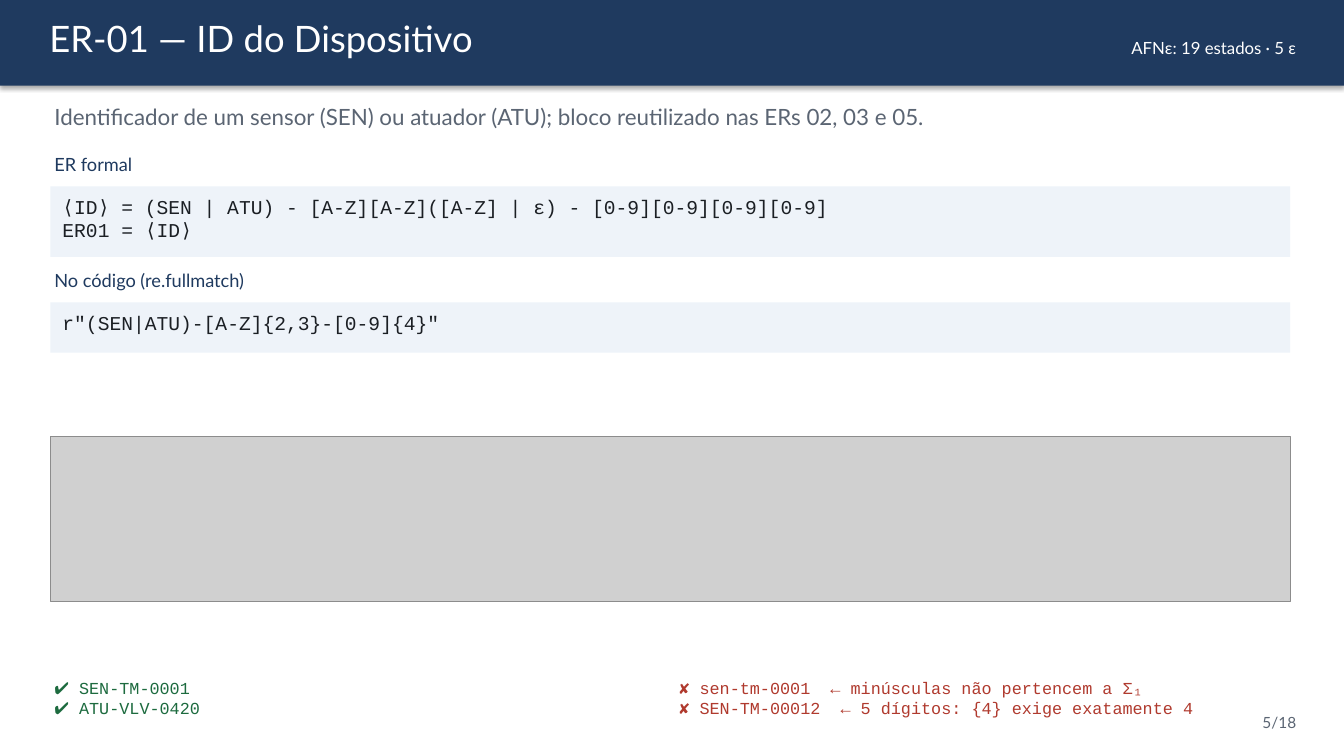
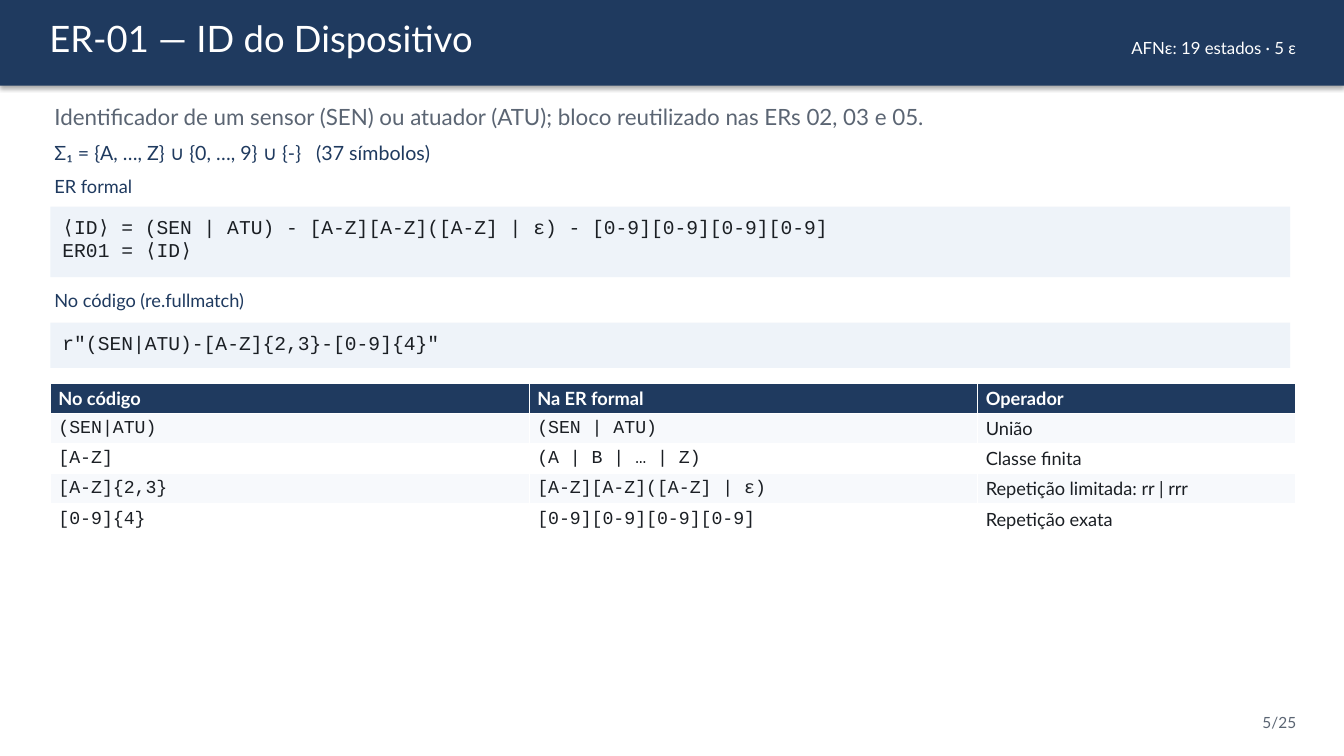
Before and after one commit to cauebarroso/Auditor-de-sensores-industriais-com-express-es-regulares, a slide deck: slide 5 of docs/Apresentacao.pptx. Drawn at 1344x756 pixels with LibreOffice and Linux fonts; fonts in the diff are those of the drawing; grey boxes stand for pictures. Boxes give left, top, right and bottom in pixels: in the first picture for what was removed or moved away, otherwise in the second. Text is boxed around its words. In the diff, an @@ line names an element or a change of style, - is before the commit and + after.

```diff
--- a/docs/Apresentacao.pptx
+++ b/docs/Apresentacao.pptx
@@ text added at (54,145,430,163), 14 pt, text #1F3A5F @@
+Σ₁ = {A, …, Z} ∪ {0, …, 9} ∪ {-} (37 símbolos)
@@ text "ER formal": place and size @@
-text "ER formal" at (54,157,132,171)
+text "ER formal" at (54,179,132,193)
@@ rectangle "⟨ID⟩ = (SEN | ATU) ...": place and size @@
-rectangle "⟨ID⟩ = (SEN | ATU) ..." at (50,187,1291,257)
+rectangle "⟨ID⟩ = (SEN | ATU) ..." at (50,207,1291,277)
@@ text "No código (re.fullmatch)": place and size @@
-text "No código (re.fullmatch)" at (54,273,244,291)
+text "No código (re.fullmatch)" at (54,293,244,311)
@@ rectangle "r"(SEN|ATU)-[A-Z]{2,3}-[0-9]{4}"": place and size @@
-rectangle "r"(SEN|ATU)-[A-Z]{2,3}-[0-9]{4}"" at (50,302,1291,353)
+rectangle "r"(SEN|ATU)-[A-Z]{2,3}-[0-9]{4}"" at (50,323,1291,368)
@@ table added at (50,383,1296,534), 5 rows, 3 columns @@
+No código | Na ER formal | Operador
+(SEN|ATU) | (SEN | ATU) | União
+[A-Z] | (A | B | … | Z) | Classe finita
+[A-Z]{2,3} | [A-Z][A-Z]([A-Z] | ε) | Repetição limitada: rr | rrr
+[0-9]{4} | [0-9][0-9][0-9][0-9] | Repetição exata
@@ picture removed at (50,437,1291,601) @@
@@ text removed at (79,682,200,714) @@
-✔ SEN-TM-0001
-✔ ATU-VLV-0420
@@ text removed at (700,682,1193,718) @@
-✘ sen-tm-0001 ← minúsculas não pertencem a Σ₁
-✘ SEN-TM-00012 ← 5 dígitos: {4} exige exatamente 4
@@ text at (1262,717,1296,729): text changed @@
-5/18
+5/25
```
Also in this commit, not shown: 15 other slides changed, 7 slides added, 19 other files.
